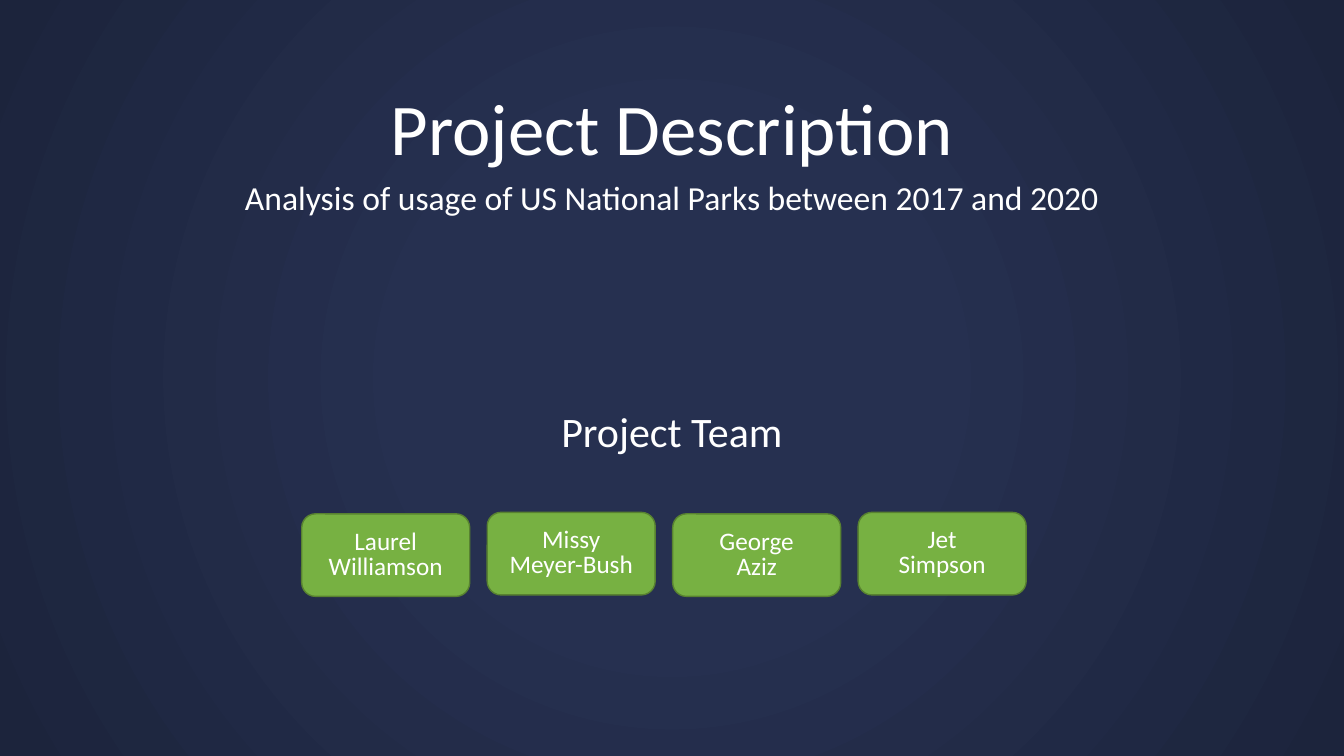
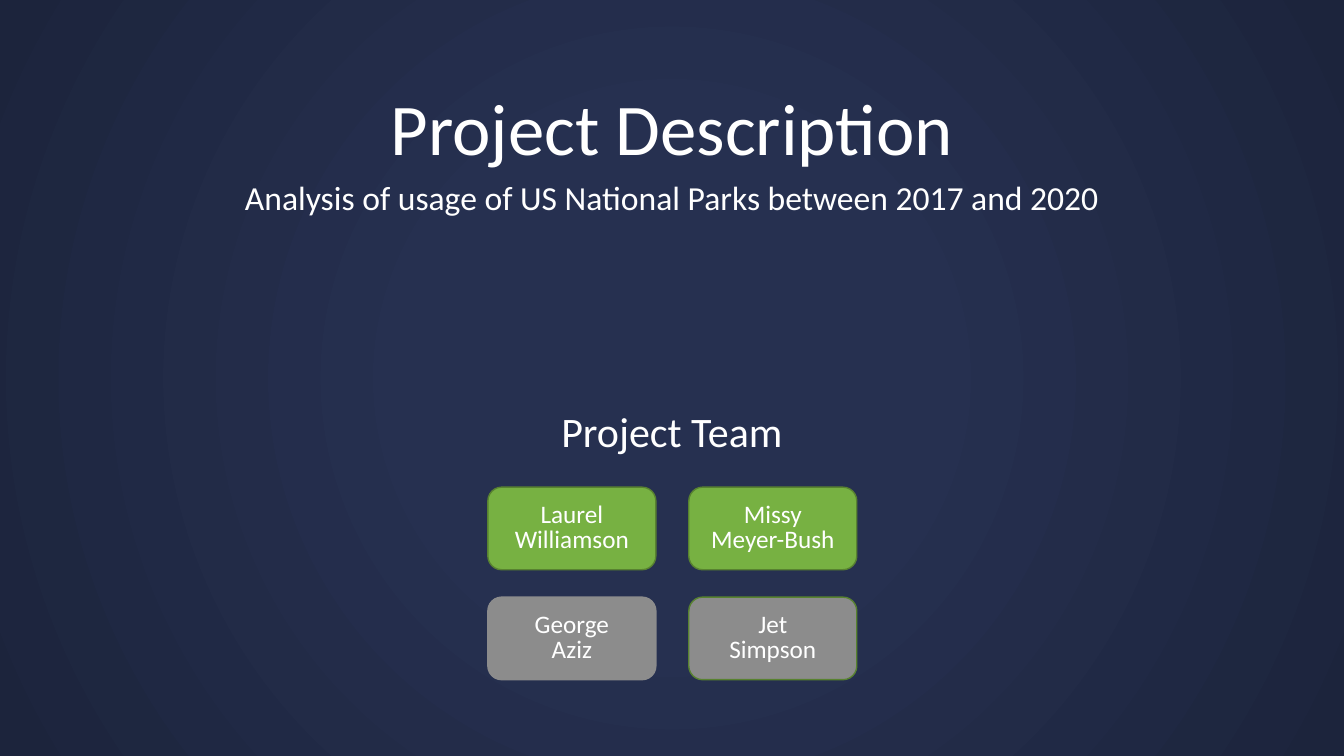
Before and after one commit to missymeyer/ProjectOne, a slide deck: slide 2 of Presentation_ProjectOne.pptx. Drawn at 1344x756 pixels with LibreOffice and Linux fonts; fonts in the diff are those of the drawing. Boxes give left, top, right and bottom in pixels: in the first picture for what was removed or moved away, otherwise in the second. Text is boxed around its words. In the diff, an @@ line names an element or a change of style, - is before the commit and + after.

```diff
--- a/Presentation_ProjectOne.pptx
+++ b/Presentation_ProjectOne.pptx
@@ rounded rectangle "Laurel Williamson": place and size @@
-rounded rectangle "Laurel Williamson" at box(301, 514, 470, 597)
+rounded rectangle "Laurel Williamson" at box(488, 487, 656, 570)
@@ rounded rectangle "Missy": place and size @@
-rounded rectangle "Missy" at box(487, 512, 655, 595)
+rounded rectangle "Missy" at box(689, 487, 857, 570)
@@ rounded rectangle "George": place and size @@
-rounded rectangle "George" at box(673, 514, 841, 597)
+rounded rectangle "George" at box(488, 597, 656, 680)
@@ rounded rectangle "George" at box(488, 597, 656, 680): fill #77B142 to #8C8C8C; outline #588331 1 pt to #8C8C8C 1 pt @@
@@ rounded rectangle "Jet": place and size @@
-rounded rectangle "Jet" at box(858, 512, 1026, 595)
+rounded rectangle "Jet" at box(689, 597, 857, 680)
@@ rounded rectangle "Jet" at box(689, 597, 857, 680): fill #77B142 to #8C8C8C @@
```
Also in this commit, not shown: 3 other slides changed, 7 slides added, 4 slides removed, 48 other files.
